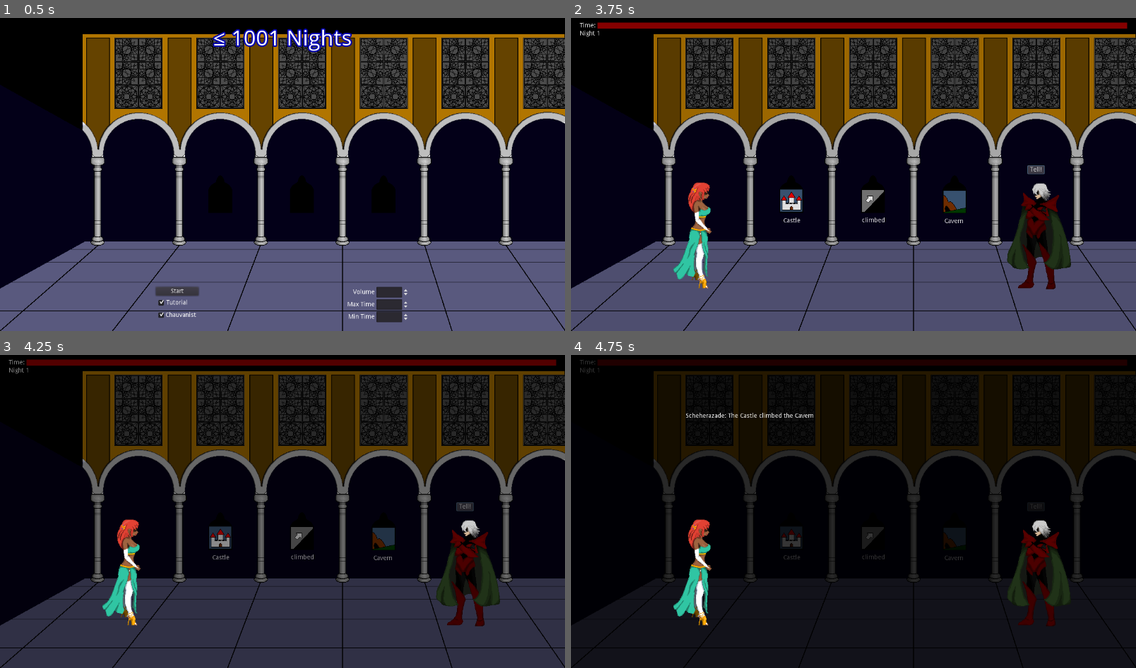
Above: before the commit, frames 1-4 (two rows, left to right).
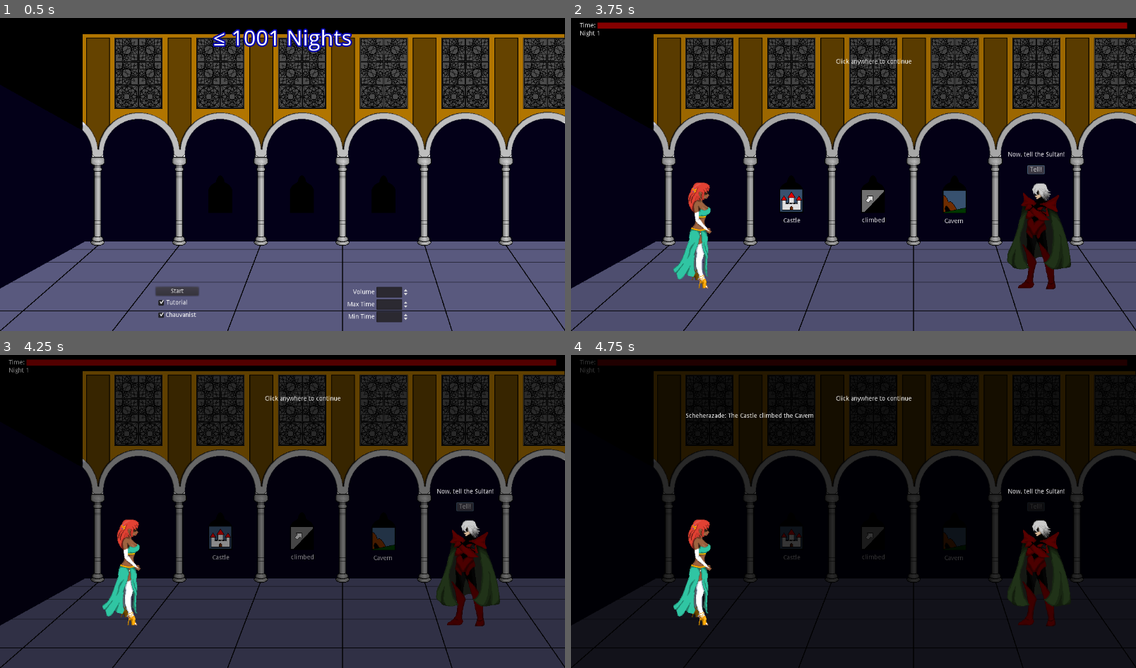
Above: after the commit, the same moments.

Repository: alpacanumerals/LD50
Game: Godot game, scene res://TitleScreen.tscn
Two runs of this game, one before a commit and one after it. Both use one fixed random seed, a clock stepped at 60 frames per second and the inputs below.
Inputs (mouse positions are in pixels of both pictures, inside the frame that each line leads up to):
- Up to frame 1 (0.5 s): no input
- Up to frame 2 (3.75 s): click "Start" at 0.5 s; tap Enter at 1.25, 2.75 s; drag from (780, 49) to (791, 199) at 1.27 s; tap Space at 2 s; drag from (802, 49) to (791, 199) at 2.02 s; move the mouse to (780, 74) at 2.77 s; press the mouse at (780, 74) at 2.78 s; release the mouse at (780, 74) at 3.5 s; click "Tell!" at 3.5 s
- Up to frame 3 (4.25 s): no input
- Up to frame 4 (4.75 s): click "Tell!" at 4.25 s

Frame 1 is identical in both runs. In frame 2, 0.2% of the frame differs, in the area x 46-88%, y 13-45%; in frame 3, 0.2%; in frame 4, 0.2%.

Commit message:
night tutorial

Diff:
--- a/StoryScene.tscn
+++ b/StoryScene.tscn
@@ -631,7 +631,7 @@
 [node name="AnimatedSprite" type="AnimatedSprite" parent="Shez"]
 position = Vector2( -9, -103 )
 frames = SubResource( 16 )
-frame = 4
+frame = 23
 playing = true
 
 [node name="Sultan" type="Sprite" parent="."]
@@ -651,7 +651,7 @@
 [node name="AnimatedSprite" type="AnimatedSprite" parent="Sultan2"]
 position = Vector2( 74, -19 )
 frames = SubResource( 16 )
-frame = 1
+frame = 20
 playing = true
 
 [node name="Tutorial" type="Node2D" parent="."]
@@ -704,6 +704,13 @@
 margin_right = 1099.0
 margin_bottom = 307.0
 text = "Now, tell the Sultan!"
+
+[node name="Label5" type="Label" parent="Tutorial"]
+margin_left = 580.0
+margin_top = 82.0
+margin_right = 752.0
+margin_bottom = 96.0
+text = "Click anywhere to continue"
 
 [node name="Arrows" type="Node2D" parent="Tutorial"]
 
@@ -833,3 +840,4 @@
 [connection signal="game_over" from="NightArea" to="WindowText" method="_on_NightArea_game_over"]
 [connection signal="night_over" from="NightArea" to="VBoxContainer/TimeLimit" method="_on_NightArea_night_over"]
 [connection signal="night_over" from="NightArea" to="WindowText" method="_on_NightArea_night_over"]
+[connection signal="night_over" from="NightArea" to="Tutorial" method="_on_NightArea_night_over"]
--- a/story_scene.gd
+++ b/story_scene.gd
@@ -11,7 +11,7 @@
     var verb = Story.current_tale[Story.phase.VERB]
     var object = Story.current_tale[Story.phase.OBJECT]
 
-    $Tutorial.tutorial_on = false
+    $Tutorial.night = true
 
     var failed = Story.tell_story(subject, verb, object)
 
--- a/tutorial.gd
+++ b/tutorial.gd
@@ -1,9 +1,11 @@
 extends Node2D
 
-var tutorial_on : bool = true
+var tutorial_on: bool = true
+var night: bool = false
 
 func _ready():
     tutorial_on = Options.tutorial
+    night = false
 
 func _process(_delta):
     if tutorial_on:
@@ -12,6 +14,7 @@
         $Label2.visible = false
         $Label3.visible = false
         $Label4.visible = false
+        $Label5.visible = false
         $Arrows.visible = true
         match Story.current_phase:
             Story.phase.SUBJECT:
@@ -23,11 +26,17 @@
             Story.phase.NONE:
                 $Label4.visible = true
                 $Arrows.visible = false
-
+        if night:
+            $Label0.visible = false
+            $Label5.visible = true
     else:
         $Label0.visible = false
         $Label1.visible = false
         $Label2.visible = false
         $Label3.visible = false
         $Label4.visible = false
+        $Label5.visible = false
         $Arrows.visible = false
+
+func _on_NightArea_night_over():
+    tutorial_on = false
